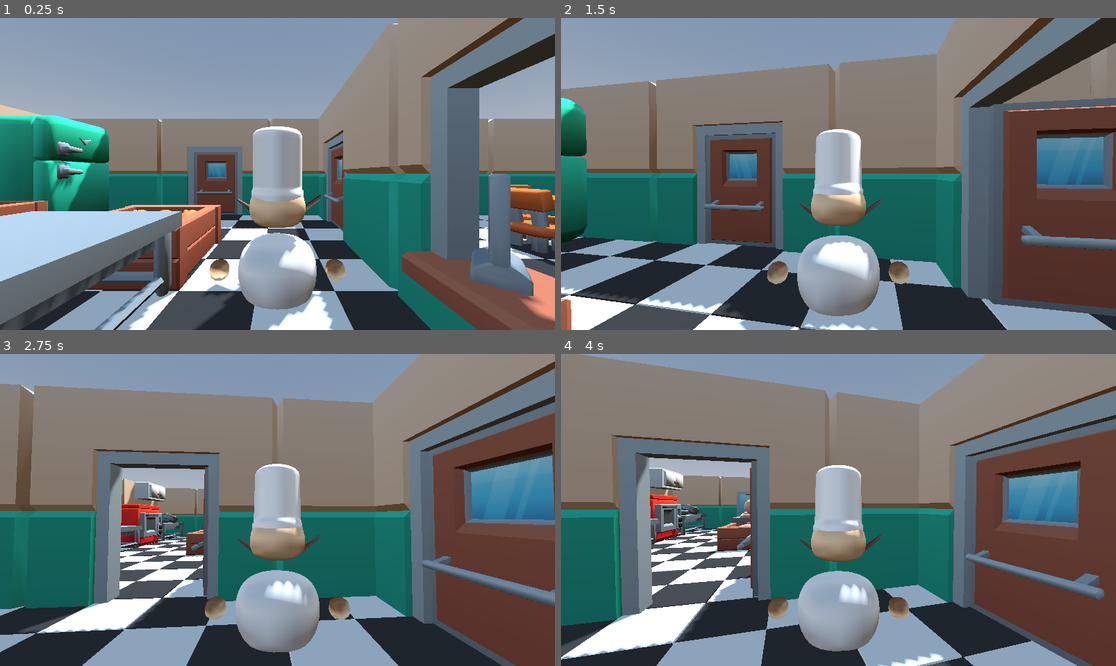
Above: before the commit, frames 1-4 (two rows, left to right).
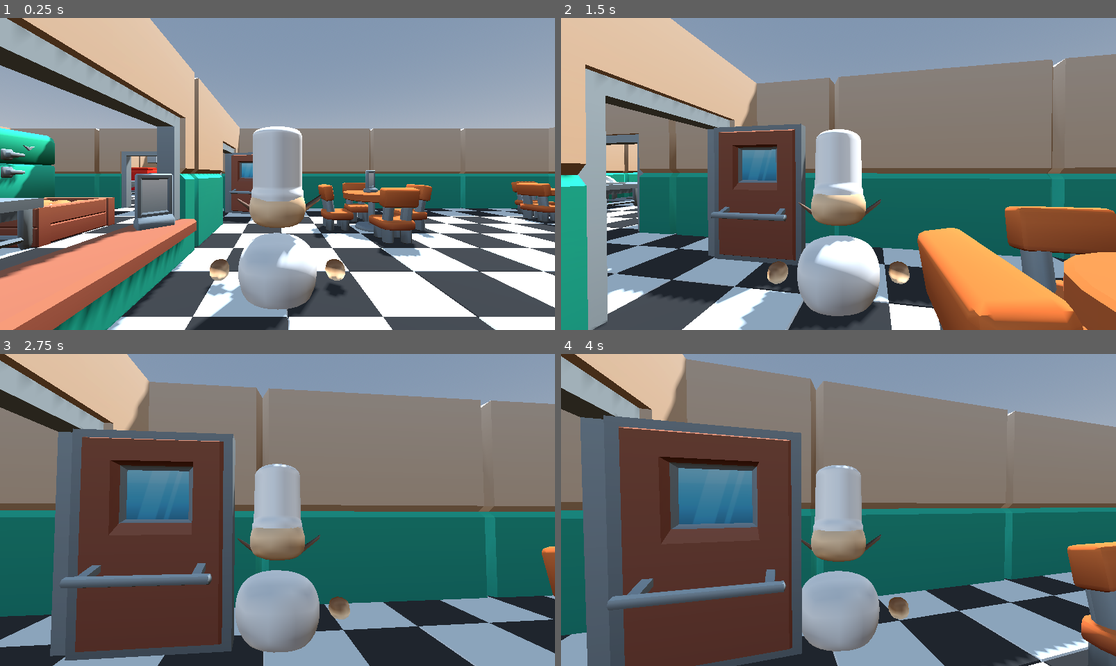
Above: after the commit, the same moments.

Repository: Alexandre74739/Chaos-Kitchen
Game: Godot game, scene res://main.tscn
Same seed, same stepped clock (60 frames per second), same inputs: the game is played once before the commit and once after it.
Inputs (mouse positions are in pixels of both pictures, inside the frame that each line leads up to):
- Up to frame 1 (0.25 s): no input
- Up to frame 2 (1.5 s): move the mouse to (866, 174) at 0.52 s; hold E (interact) 0.53-1.28 s; hold W (move_forward) from 0.53 s (still down); move the mouse to (810, 174) at 1.27 s; tap E (interact) at 1.35 s
- Up to frame 3 (2.75 s): keep holding W (move_forward); move the mouse to (288, 503) at 2.02 s; hold E (interact) from 2.03 s (still down)
- Up to frame 4 (4 s): keep holding W (move_forward); move the mouse to (832, 516) at 2.77 s; release E (interact) at 2.78 s; tap E (interact) at 2.85 s; move the mouse to (877, 513) at 3.52 s; hold E (interact) from 3.53 s (still down)

The runs differ from the first frame. In frame 1, 66% of the frame differs, in the area x 0-100%, y 0-100%; in frame 2, 61%; in frame 3, 58%; in frame 4, 64%.

Commit message:
ajout musiques et sfx

Diff:
--- a/decor/murs.tscn
+++ b/decor/murs.tscn
@@ -8,10 +8,10 @@
 [ext_resource type="PackedScene" uid="uid://b4cii3xysdkyu" path="res://decor/porte.tscn" id="5_s1mf1"]
 
 [sub_resource type="BoxShape3D" id="BoxShape3D_ija6r"]
-size = Vector3(0.7145996, 0.68847656, 1)
+size = Vector3(0.7145996, 0.68847656, 0.49780273)
 
 [sub_resource type="BoxShape3D" id="BoxShape3D_s1mf1"]
-size = Vector3(0.2319336, 0.68847656, 1)
+size = Vector3(0.2319336, 0.68847656, 0.522583)
 
 [sub_resource type="BoxShape3D" id="BoxShape3D_uvmnn"]
 size = Vector3(0.48425293, 4.1522217, 12.1829815)
@@ -24,9 +24,6 @@
 
 [sub_resource type="BoxShape3D" id="BoxShape3D_cbrkj"]
 size = Vector3(1, 0.68847656, 1)
-
-[sub_resource type="BoxShape3D" id="BoxShape3D_6qlhg"]
-size = Vector3(0.46516418, 3.2315063, 1.6571083)
 
 [sub_resource type="BoxShape3D" id="BoxShape3D_cdmro"]
 
@@ -53,11 +50,11 @@
 transform = Transform3D(1, 0, 0, 0, 1, 0, 0, 0, 1, 15, 0, -6)
 
 [node name="CollisionShape3D" type="CollisionShape3D" parent="nord" unique_id=1271262511]
-transform = Transform3D(24, 0, 0, 0, 6, 0, 0, 0, 1, 8.424805, 2, -6)
+transform = Transform3D(24, 0, 0, 0, 6, 0, 0, 0, 1, 8.424805, 2, -6.001343)
 shape = SubResource("BoxShape3D_ija6r")
 
 [node name="CollisionShape3D2" type="CollisionShape3D" parent="nord" unique_id=1932816381]
-transform = Transform3D(24, 0, 0, 0, 6, 0, 0, 0, 1, -4.700592, 2, -6)
+transform = Transform3D(24, 0, 0, 0, 6, 0, 0, 0, 1, -4.700592, 2, -6.0473022)
 shape = SubResource("BoxShape3D_s1mf1")
 
 [node name="porte" parent="nord" unique_id=510018054 instance=ExtResource("5_s1mf1")]
@@ -169,10 +166,6 @@
 [node name="porte" parent="Separation" unique_id=85228936 instance=ExtResource("5_s1mf1")]
 transform = Transform3D(-4.371139e-08, 0, -1, 0, 1, 0, 1, 0, -4.371139e-08, 3.07, 0.505, -4.806)
 
-[node name="CollisionShape3D3" type="CollisionShape3D" parent="Separation" unique_id=104047599]
-transform = Transform3D(0.45243463, 0, 0.89179736, 0, 0.84997284, 0, -0.89179736, 0, 0.45243463, 2.1048892, 1.4164622, -5.221722)
-shape = SubResource("BoxShape3D_6qlhg")
-
 [node name="wall_doorway" parent="Separation" unique_id=1658102778 instance=ExtResource("3_s1mf1")]
 transform = Transform3D(-4.371139e-08, 0, 1, 0, 1, 0, -1, 0, -4.371139e-08, 3, 0, -4)
 
--- /dev/null
+++ b/default_bus_layout.tres
@@ -0,0 +1,22 @@
+[gd_resource type="AudioBusLayout" format=3 uid="uid://c4woawgvao0oy"]
+
+[resource]
+bus/0/bypass_fx = true
+bus/1/name = &"Musique"
+bus/1/solo = false
+bus/1/mute = false
+bus/1/bypass_fx = false
+bus/1/volume_db = 0.0
+bus/1/send = &"Master"
+bus/2/name = &"Ambiance"
+bus/2/solo = false
+bus/2/mute = false
+bus/2/bypass_fx = false
+bus/2/volume_db = 0.0
+bus/2/send = &"Master"
+bus/3/name = &"SFX"
+bus/3/solo = false
+bus/3/mute = false
+bus/3/bypass_fx = false
+bus/3/volume_db = 0.0
+bus/3/send = &"Master"
--- a/main.tscn
+++ b/main.tscn
@@ -1,6 +1,7 @@
 [gd_scene format=3 uid="uid://dohwlug7cn4qh"]
 
 [ext_resource type="PackedScene" uid="uid://bn4xwtlcivxdi" path="res://decor/sol.tscn" id="1_ig7tw"]
+[ext_resource type="Script" uid="uid://cli0p0bh76lyv" path="res://scripts/main.gd" id="1_w48qg"]
 [ext_resource type="PackedScene" uid="uid://ygyt805ni8r3" path="res://entities/personnages/player.tscn" id="2_0xm2m"]
 [ext_resource type="Script" uid="uid://d3ja886quqeej" path="res://scripts/player.gd" id="2_h2yge"]
 [ext_resource type="PackedScene" uid="uid://dhn3cw0dwonn" path="res://decor/murs.tscn" id="4_1bvp3"]
@@ -27,6 +28,7 @@
 tonemap_mode = 2
 
 [node name="Main" type="Node3D" unique_id=1]
+script = ExtResource("1_w48qg")
 
 [node name="WorldEnvironment" type="WorldEnvironment" parent="." unique_id=2]
 environment = SubResource("Environment_main")
@@ -40,7 +42,7 @@
 transform = Transform3D(-4.371139e-08, 0, 1, 0, 1, 0, -1, 0, -4.371139e-08, 0, 0, 0)
 
 [node name="Player" parent="." unique_id=1543036325 instance=ExtResource("2_0xm2m")]
-transform = Transform3D(0.45, 0, 0, 0, 0.45, 0, 0, 0, 0.45, 7.2657757, 1.542, -6.101)
+transform = Transform3D(0.45, 0, 0, 0, 0.45, 0, 0, 0, 0.45, 10.891621, 1.542, -4.5664644)
 script = ExtResource("2_h2yge")
 
 [node name="Murs" parent="." unique_id=2103636407 instance=ExtResource("4_1bvp3")]
--- a/project.godot
+++ b/project.godot
@@ -14,6 +14,14 @@
 run/main_scene="uid://dohwlug7cn4qh"
 config/features=PackedStringArray("4.6", "GL Compatibility")
 config/icon="res://icon.svg"
+
+[audio]
+
+buses/default_bus_layout="uid://c4woawgvao0oy"
+
+[autoload]
+
+AudioManager="*uid://clgemjhmht7a1"
 
 [input]
 
--- /dev/null
+++ b/scripts/audio_manager.gd
@@ -0,0 +1,127 @@
+extends Node
+
+# ── Références aux lecteurs audio ────────────────────────
+var musique_player   : AudioStreamPlayer
+var ambiance_player  : AudioStreamPlayer
+var sfx_players      : Array[AudioStreamPlayer] = []
+var nb_sfx_players   : int = 8  # pool de lecteurs simultanés
+
+# ── Catalogue des sons ────────────────────────────────────
+var catalogue : Dictionary = {
+	# Musiques
+	"intro"              : "res://audio/musique/intro.mp3",
+	"ambiance"           : "res://audio/musique/ambiance.wav",
+	# Effets
+	"porte"              : "res://audio/sfx/porte.mp3",
+	"marche"             : "res://audio/sfx/marche.mp3",
+	"prendre_ingredient" : "res://audio/sfx/prendre_ingredient.mp3",
+	"poser_ingredient"   : "res://audio/sfx/poser_ingredient.mp3",
+}
+
+func _ready():
+	# ── Lecteur musique principale ────────────────────────
+	musique_player = AudioStreamPlayer.new()
+	musique_player.bus = "Musique"
+	add_child(musique_player)
+
+	# ── Lecteur ambiance (boucle en fond) ─────────────────
+	ambiance_player = AudioStreamPlayer.new()
+	ambiance_player.bus = "Ambiance"
+	ambiance_player.volume_db = -6.0
+	add_child(ambiance_player)
+
+	# ── Pool de lecteurs pour les effets ──────────────────
+	# Plusieurs lecteurs permettent de jouer plusieurs sons
+	# en même temps sans qu'ils se coupent entre eux
+	for i in nb_sfx_players:
+		var p = AudioStreamPlayer.new()
+		p.bus = "SFX"
+		add_child(p)
+		sfx_players.append(p)
+
+# ── Joue un effet sonore ──────────────────────────────────
+func jouer_sfx(nom: String, volume: float = 0.0):
+	if not catalogue.has(nom):
+		push_error("AudioManager : son introuvable → " + nom)
+		return
+
+	# Trouve un lecteur libre dans le pool
+	var player = _get_lecteur_libre()
+	if player == null:
+		return  # tous les lecteurs sont occupés
+
+	var stream = load(catalogue[nom])
+	if stream == null:
+		push_error("AudioManager : fichier introuvable → " + catalogue[nom])
+		return
+
+	player.stream    = stream
+	player.volume_db = volume
+	player.play()
+
+# ── Joue la musique principale (pas de boucle) ────────────
+func jouer_musique(nom: String, volume: float = 0.0):
+	if not catalogue.has(nom):
+		push_error("AudioManager : musique introuvable → " + nom)
+		return
+
+	var stream = load(catalogue[nom])
+	if stream == null:
+		return
+
+	musique_player.stream    = stream
+	musique_player.volume_db = volume
+	musique_player.play()
+
+# ── Lance l'ambiance en boucle ────────────────────────────
+func jouer_ambiance(nom: String, volume: float = -6.0):
+	if not catalogue.has(nom):
+		push_error("AudioManager : ambiance introuvable → " + nom)
+		return
+
+	var stream = load(catalogue[nom])
+	if stream == null:
+		return
+
+	# Boucle selon le format
+	if stream is AudioStreamMP3:
+		stream.loop = true
+	elif stream is AudioStreamWAV:
+		stream.loop_mode = AudioStreamWAV.LOOP_FORWARD
+	elif stream is AudioStreamOggVorbis:
+		stream.loop = true
+
+	ambiance_player.stream    = stream
+	ambiance_player.volume_db = volume
+
+	# Active la boucle sur le stream
+	if stream is AudioStreamMP3:
+		stream.loop = true
+	elif stream is AudioStreamWAV:
+		stream.loop_mode = AudioStreamWAV.LOOP_FORWARD
+
+	ambiance_player.stream    = stream
+	ambiance_player.volume_db = volume
+	ambiance_player.play()
+
+# ── Arrête l'ambiance ─────────────────────────────────────
+func arreter_ambiance():
+	ambiance_player.stop()
+
+# ── Arrête la musique principale ──────────────────────────
+func arreter_musique():
+	musique_player.stop()
+
+# ── Change le volume global d'un bus ─────────────────────
+func set_volume(bus: String, volume_db: float):
+	var idx = AudioServer.get_bus_index(bus)
+	if idx != -1:
+		AudioServer.set_bus_volume_db(idx, volume_db)
+
+# ── Trouve un lecteur SFX libre dans le pool ─────────────
+func _get_lecteur_libre() -> AudioStreamPlayer:
+	for player in sfx_players:
+		if not player.playing:
+			return player
+	# Si tous occupés → prend le premier (coupe le plus vieux)
+	return sfx_players[0]
--- a/scripts/bac_ingredient.gd
+++ b/scripts/bac_ingredient.gd
@@ -5,6 +5,7 @@
 
 func interact(joueur):
 	# Remplace l'ingrédient même si les mains sont pleines
+	AudioManager.jouer_sfx("prendre_ingredient")
 	if joueur.tient_ingredient():
 		joueur.deposer_ingredient()
 		print("Ingrédient remplacé")
--- /dev/null
+++ b/scripts/main.gd
@@ -0,0 +1,5 @@
+extends Node3D
+
+func _ready():
+	# Joue l'intro puis lance l'ambiance
+	AudioManager.jouer_musique("ambiance")
--- a/scripts/player.gd
+++ b/scripts/player.gd
@@ -12,8 +12,9 @@
 @onready var lean_pivot       = $LeanPivot
 @onready var anim             = $LeanPivot/AnimPlayerGodot
 
-var main_droite : Node3D         = null
-var particules  : GPUParticles3D = null
+var main_droite : Node3D          = null
+var particules  : GPUParticles3D  = null
+var sfx_marche  : AudioStreamPlayer = null
 
 var camera_angle        = 0.0
 var nearby_interactable = null
@@ -65,17 +66,31 @@
 	mesh_part.height = 0.1
 	particules.draw_pass_1 = mesh_part
 
+	# ── Lecteur dédié aux pas en boucle ───────────────────
+	sfx_marche = AudioStreamPlayer.new()
+	sfx_marche.stream    = load("res://audio/sfx/marche.mp3")
+	sfx_marche.volume_db = -5.0
+	sfx_marche.bus       = "SFX"
+	sfx_marche.pitch_scale = 1.5
+	var stream_marche = sfx_marche.stream as AudioStreamWAV
+	if stream_marche:
+		stream_marche.loop_mode = AudioStreamWAV.LOOP_FORWARD
+	add_child(sfx_marche)
+
 func _input(event):
+	# ── Rotation caméra souris ────────────────────────────
 	if event is InputEventMouseMotion:
 		rotate_y(-event.relative.x * MOUSE_SENSITIVITY)
 		camera_angle -= event.relative.y * MOUSE_SENSITIVITY
 		camera_angle = clamp(camera_angle, -0.5, 0.3)
 		spring_arm.rotation.x = camera_angle
 
+	# ── Interaction ───────────────────────────────────────
 	if event.is_action_pressed("interact"):
 		if nearby_interactable != null:
 			nearby_interactable.interact(self)
 
+	# ── Libère la souris ──────────────────────────────────
 	if event.is_action_pressed("ui_cancel"):
 		Input.set_mouse_mode(Input.MOUSE_MODE_VISIBLE)
 
@@ -102,6 +117,15 @@
 	velocity.z = direction.z * SPEED
 	move_and_slide()
 
+	# ── Son de marche en boucle ───────────────────────────
+	var is_moving = direction.length() > 0.1 and is_on_floor()
+	if is_moving:
+		if not sfx_marche.playing:
+			sfx_marche.play()
+	else:
+		if sfx_marche.playing:
+			sfx_marche.stop()
+
 	# ── Particules à l'atterrissage ───────────────────────
 	if etait_en_air and is_on_floor():
 		particules.restart()
@@ -119,8 +143,7 @@
 
 	# ── Animation ─────────────────────────────────────────
 	if anim != null:
-		var is_moving = direction.length() > 0.1
-		if is_moving:
+		if direction.length() > 0.1:
 			if anim.current_animation != "idle_jump":
 				anim.play("idle_jump")
 		else:
--- a/scripts/porte.gd
+++ b/scripts/porte.gd
@@ -51,8 +51,10 @@
 				print("Porte fermée")
 
 func _on_body_entered(body):
-	if not body is CharacterBody3D:
-		return
+	if body is CharacterBody3D:
+		if etat == EtatPorte.FERMEE:
+			AudioManager.jouer_sfx("porte")
+			etat = EtatPorte.OUVERTURE
 
 	joueurs_zone += 1
 
@@ -81,3 +83,6 @@
 		joueurs_zone = 0
 		timer_ferme = delai_fermeture
 		print("Joueur parti — fermeture dans " + str(delai_fermeture) + "s")
+
+func _on_zone_detection_body_entered(body: Node3D) -> void:
+	_on_body_entered(body)
--- a/scripts/poste_cuisine.gd
+++ b/scripts/poste_cuisine.gd
@@ -61,6 +61,7 @@
 
 # ── Pose l'ingrédient sur la pile ─────────────────────────
 func _poser_ingredient(nom: String, joueur):
+	AudioManager.jouer_sfx("poser_ingredient")
 	var scene = _get_asset(nom)
 	if scene == null:
 		push_error("Asset non assigné dans l'Inspector pour : " + nom)
Not shown, added: audio/musique/ambiance.WAV.import
Not shown, added: audio/musique/generating_30s_20260605_2002.mp3.import
Not shown, added: audio/musique/intro.mp3.import
Not shown, added: audio/sfx/marche.mp3.import
Not shown, added: audio/sfx/porte.mp3.import
Not shown, added: audio/sfx/poser_ingredient.mp3.import
Not shown, added: audio/sfx/prendre_ingredient.mp3.import
Not shown, added: scripts/audio_manager.gd.uid
Not shown, added: scripts/main.gd.uid
Not shown, added: audio/musique/ambiance.WAV
Not shown, added: audio/musique/generating_30s_20260605_2002.mp3
Not shown, added: audio/musique/intro.mp3
(and 4 more such lines)
